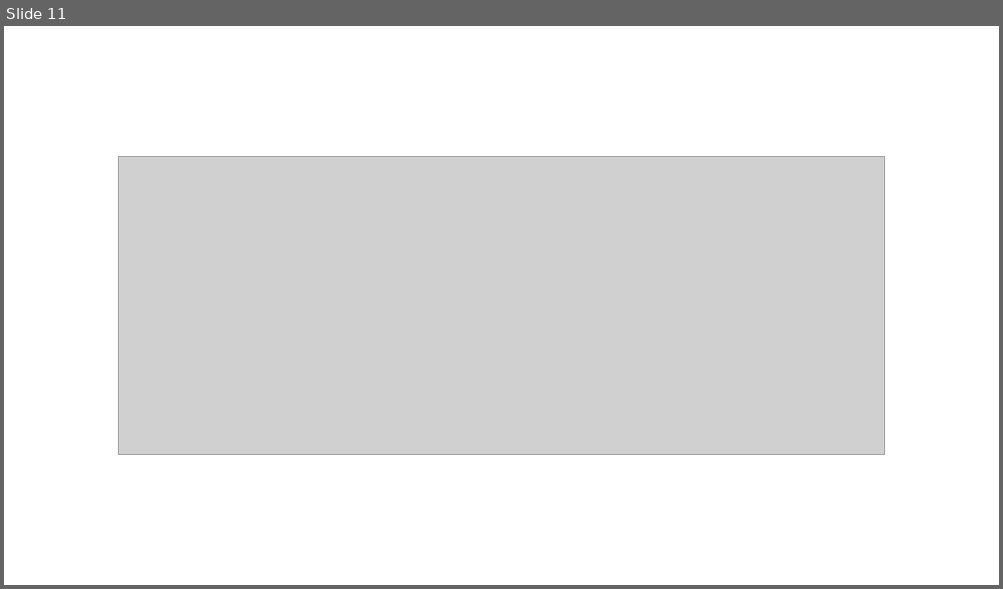
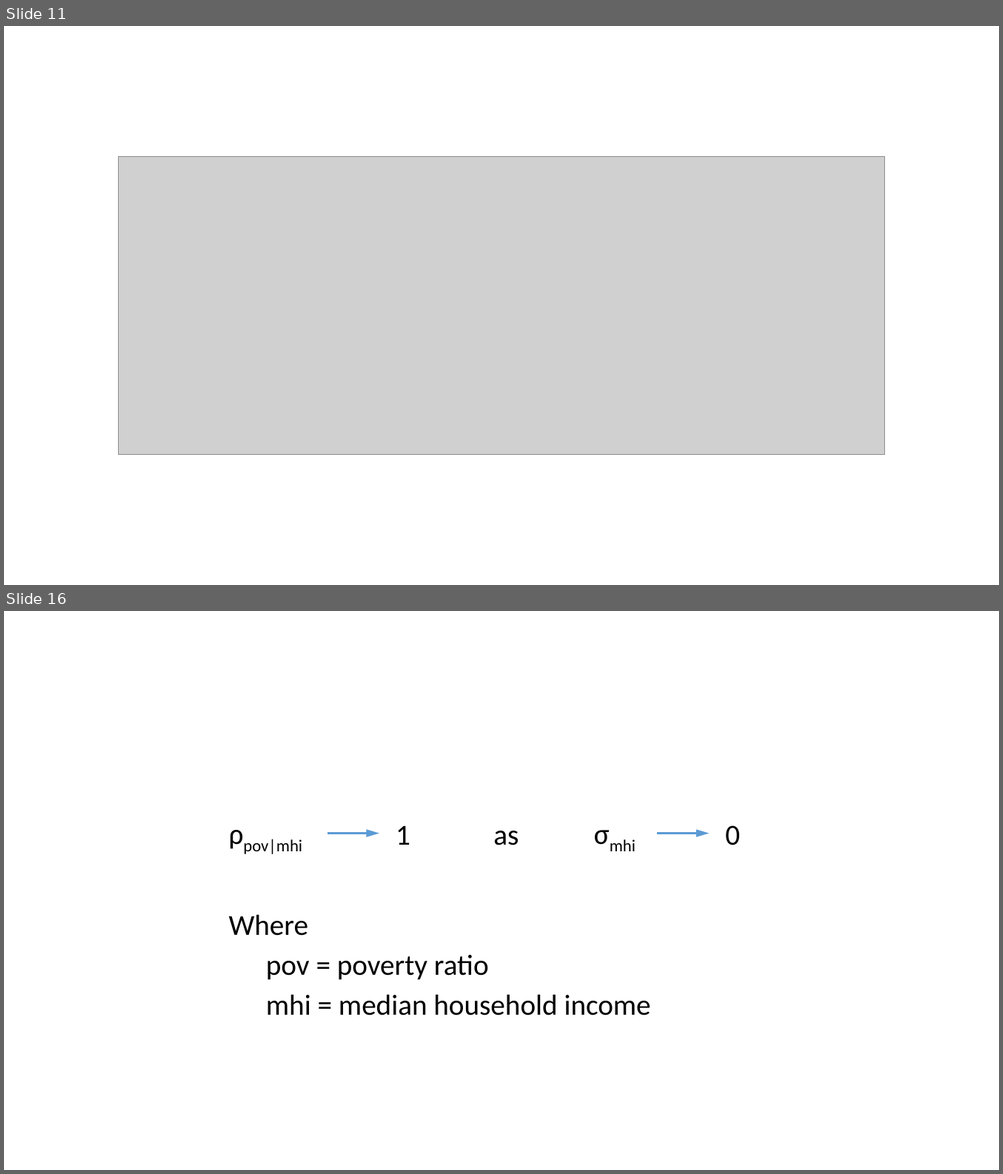
Before and after one commit to SLU-Courses-Townes/SOC5670, a slide deck: Assignments/Homework02/docs/Townes_SOC5670_2020_Spring_Presentation_v00.pptx. Shown one above the other, each under a label of ours: slide 11 before the commit, slides 11 and 16 after it; the slides between them are not shown. The pictures are 1003x589 and 1003x1174 pixels, drawn with LibreOffice and Linux fonts; fonts in the diff are those of the drawing; grey boxes stand for pictures. Boxes give left, top, right and bottom in pixels: in the first picture for what was removed or moved away, otherwise in the second. Text is boxed around its words. In the diff, an @@ line names an element or a change of style, - is before the commit and + after.

```diff
--- a/Assignments/Homework02/docs/Townes_SOC5670_2020_Spring_Presentation_v00.pptx
+++ b/Assignments/Homework02/docs/Townes_SOC5670_2020_Spring_Presentation_v00.pptx
@@ slide 16 added at box(4, 611, 999, 1170), background #FFFFFF @@
@@ text added at box(395, 826, 410, 845), 28 pt, text #000000 @@
+1
@@ text added at box(493, 831, 518, 846), 28 pt, text #000000 @@
+as
@@ text added at box(586, 812, 657, 855), 28 pt, text #000000 @@
+σmhi
@@ text added at box(725, 826, 740, 846), 28 pt, text #000000 @@
+0
@@ text added at box(243, 839, 302, 854), 28 pt, text #000000 @@
+ρpov|mhi
@@ arrow added from (327, 833) to (379, 833), #5B9BD5 2.5 pt @@
@@ arrow added from (657, 833) to (709, 833), #5B9BD5 2.5 pt @@
@@ text added at box(229, 914, 651, 1016), 28 pt, text #000000 @@
+Where
+  pov = poverty ratio
+  mhi = median household income
```
Also in this commit, not shown: 1 other slide added, 4 other files.
